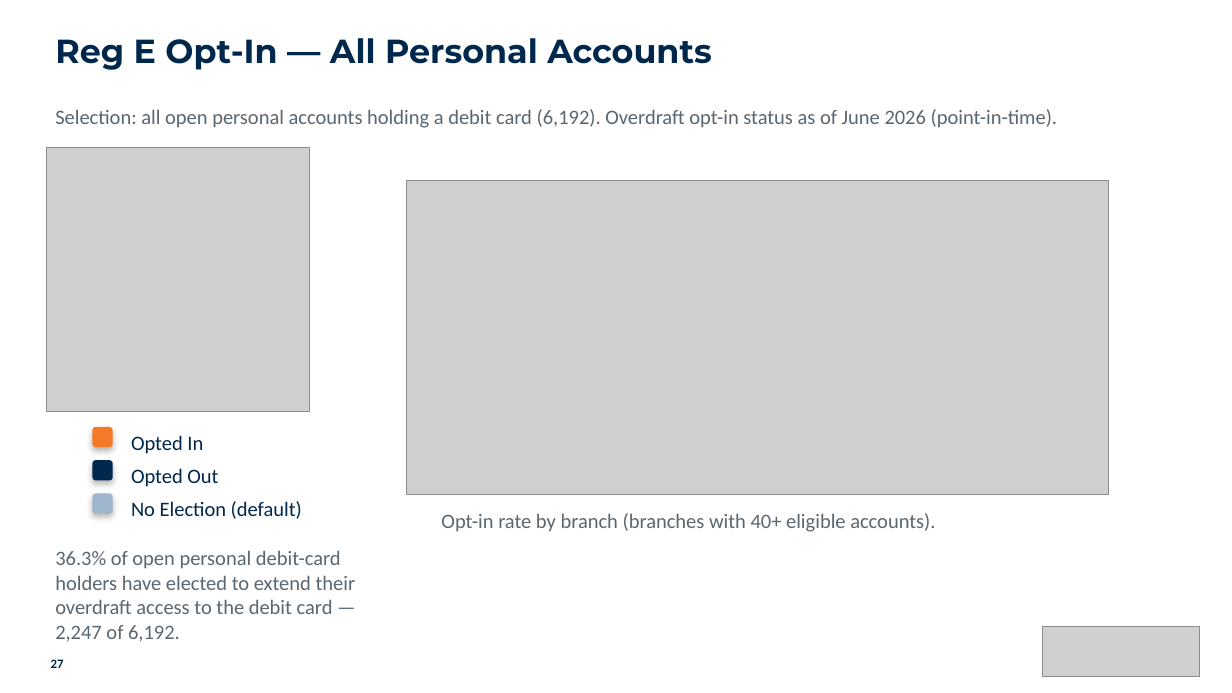
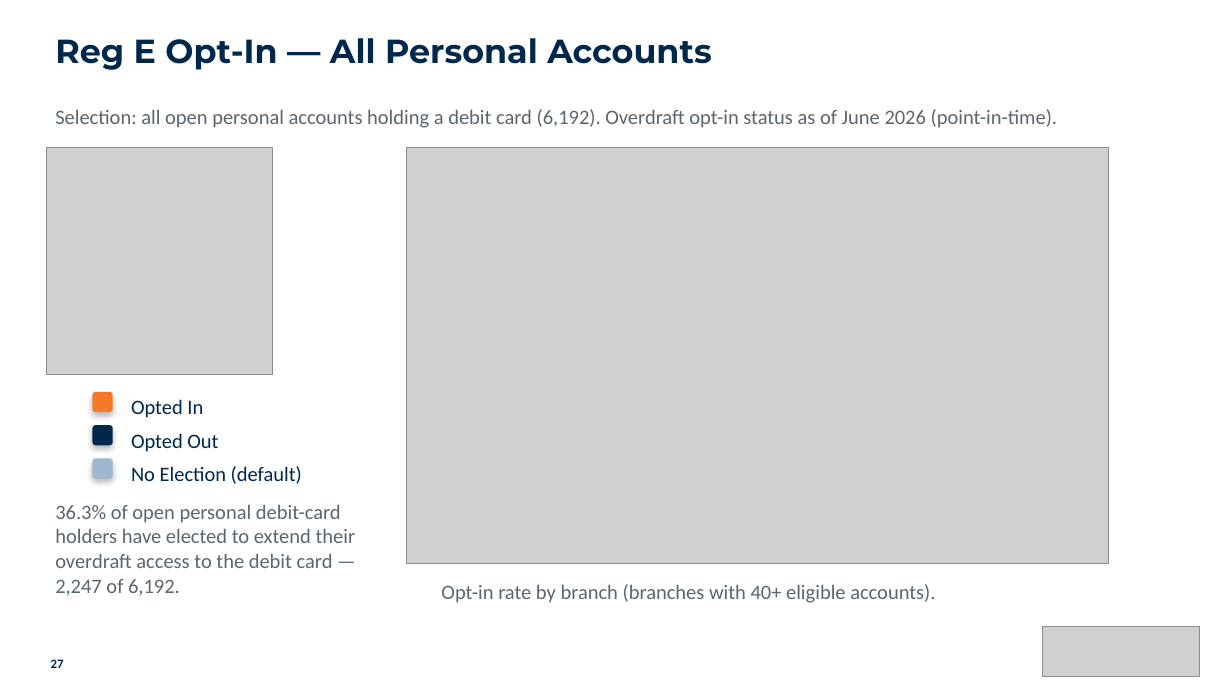
Before and after one commit to aburgard-csi/Velocity_Reporting, a slide deck: slide 27 of templates/ars_template.pptx. Drawn at 1232x693 pixels with LibreOffice and Linux fonts; fonts in the diff are those of the drawing; grey boxes stand for pictures. Boxes give left, top, right and bottom in pixels: in the first picture for what was removed or moved away, otherwise in the second. Text is boxed around its words. In the diff, an @@ line names an element or a change of style, - is before the commit and + after.

```diff
--- a/templates/ars_template.pptx
+++ b/templates/ars_template.pptx
@@ picture: place and size @@
-picture at box(46, 148, 310, 411)
+picture at box(46, 148, 273, 374)
@@ picture: place and size @@
-picture at box(407, 180, 1109, 494)
+picture at box(407, 148, 1109, 564)
@@ 3 texts, 3 rounded rectangles: place and size @@
-3 texts, 3 rounded rectangles at box(92, 427, 302, 519)
+3 texts, 3 rounded rectangles at box(92, 392, 302, 484)
@@ text "36.3% of open personal debit-card ...": place and size @@
-text "36.3% of open personal debit-card ..." at box(55, 550, 356, 642)
+text "36.3% of open personal debit-card ..." at box(55, 504, 356, 596)
@@ text "Opt-in rate by branch (branches ...": place and size @@
-text "Opt-in rate by branch (branches ..." at box(441, 513, 935, 532)
+text "Opt-in rate by branch (branches ..." at box(441, 584, 935, 603)
```
Also in this commit, not shown: 1 other slide changed, 11 other files.
